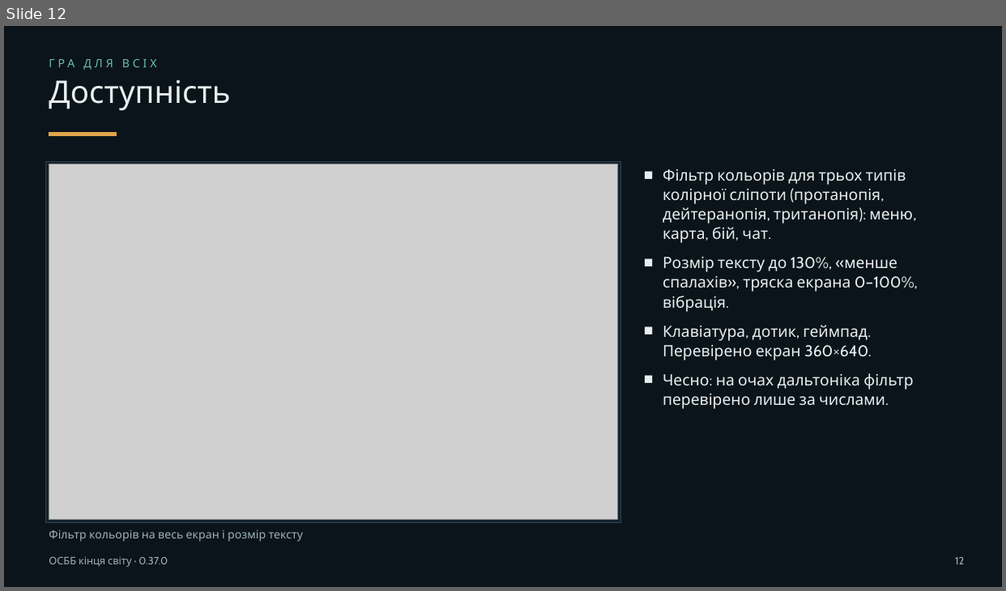
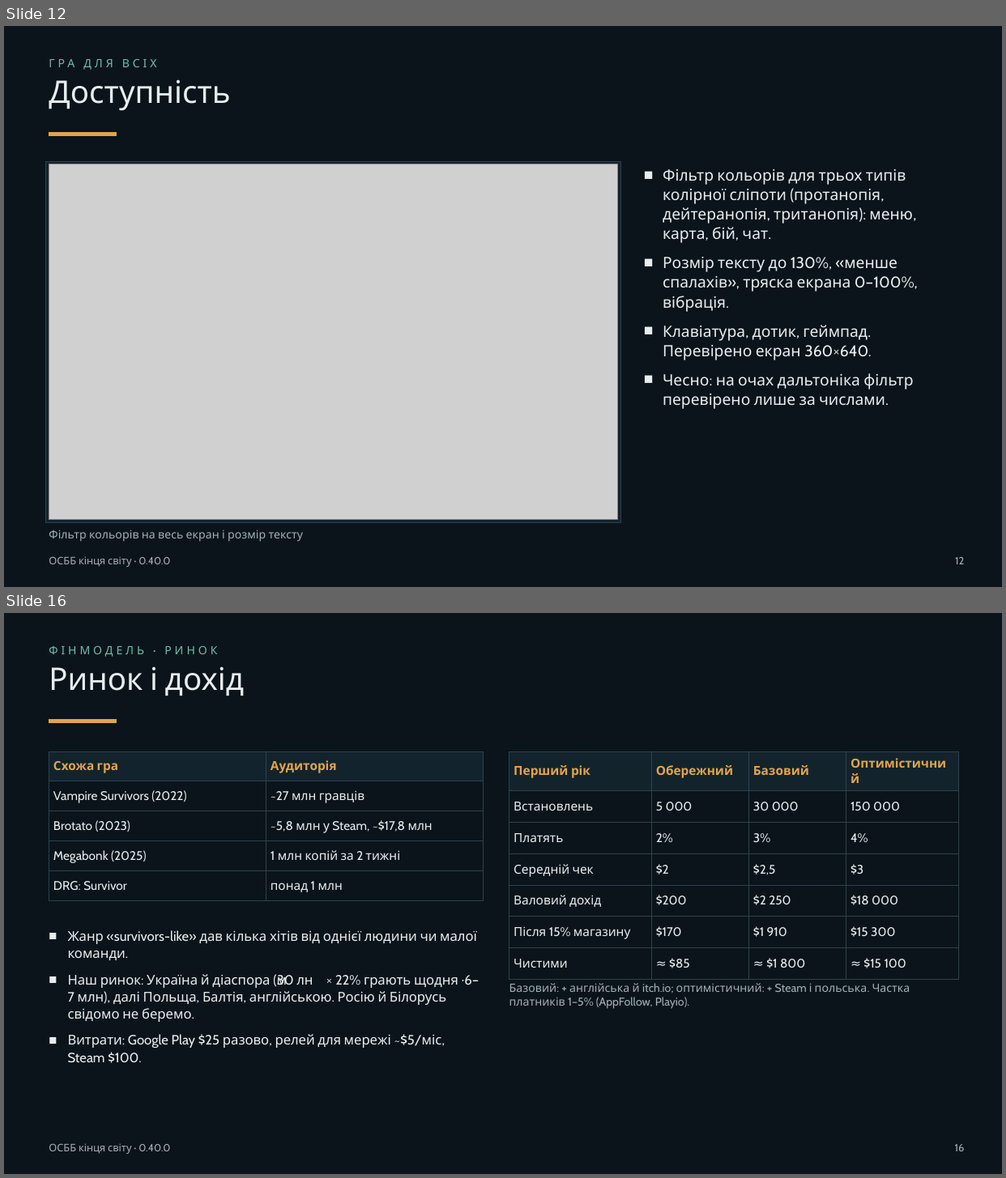
Before and after one commit to valera99686/osbb-end-of-world, a slide deck: docs/presentation/osbb-presentation.pptx. Shown one above the other, each under a label of ours: slide 12 before the commit, slides 12 and 16 after it; the slides between them are not shown. The pictures are 1006x591 and 1006x1178 pixels, drawn with LibreOffice and Linux fonts; fonts in the diff are those of the drawing; grey boxes stand for pictures. Boxes give left, top, right and bottom in pixels: in the first picture for what was removed or moved away, otherwise in the second. Text is boxed around its words. In the diff, an @@ line names an element or a change of style, - is before the commit and + after.

```diff
--- a/docs/presentation/osbb-presentation.pptx
+++ b/docs/presentation/osbb-presentation.pptx
@@ slide 16 added at box(4, 613, 1002, 1174), background #0B141A @@
@@ text added at box(49, 646, 217, 657), 11 pt, text #6CBFAC @@
+ФІНМОДЕЛЬ · РИНОК
@@ text added at box(49, 666, 244, 696), 30 pt, text #E8EEF0 @@
+Ринок і дохід
@@ rectangle added at box(49, 719, 117, 723), fill #E0A54A, outline #E0A54A 1 pt @@
@@ table added at box(49, 752, 484, 896), 5 rows, 2 columns @@
+Схожа гра | Аудиторія
+Vampire Survivors (2022) | ~27 млн гравців
+Brotato (2023) | ~5,8 млн у Steam, ~$17,8 млн
+Megabonk (2025) | 1 млн копій за 2 тижні
+DRG: Survivor | понад 1 млн
@@ table added at box(509, 752, 958, 972), 7 rows, 4 columns @@
+Перший рік | Обережний | Базовий | Оптимістичний
+Встановлень | 5 000 | 30 000 | 150 000
+Платять | 2% | 3% | 4%
+Середній чек | $2 | $2,5 | $3
+Валовий дохід | $200 | $2 250 | $18 000
+Після 15% магазину | $170 | $1 910 | $15 300
+Чистими | ≈ $85 | ≈ $1 800 | ≈ $15 100
@@ text added at box(68, 931, 479, 1063), 13 pt, text #E8EEF0 @@
+■ Жанр «survivors-like» дав кілька хітів від однієї людини чи малої команди.
+■ Наш ринок: Україна й діаспора (≈30 млн × 22% грають щодня ≈ 6–7 млн), далі Польща, Балтія, англійською. Росію й Білорусь свідомо не беремо.
+■ Витрати: Google Play $25 разово, релей для мережі ~$5/міс, Steam $100.
@@ text added at box(509, 983, 910, 1009), 11 pt, text #9FB1B8 @@
+Базовий: + англійська й itch.io; оптимістичний: + Steam і польська. Частка платників 1–5% (AppFollow, Playio).
@@ text added at box(49, 1144, 170, 1154), 10 pt, text #9FB1B8 @@
+ОСББ кінця світу · 0.40.0
@@ text added at box(955, 1144, 965, 1152), 10 pt, text #9FB1B8 @@
+16
@@ slide 12 changed as well @@
@@ text at box(49, 557, 170, 567): text changed @@
-ОСББ кінця світу · 0.37.0
+ОСББ кінця світу · 0.40.0
```
Also in this commit, not shown: 13 other slides changed, 4 other slides added, 37 other files.
